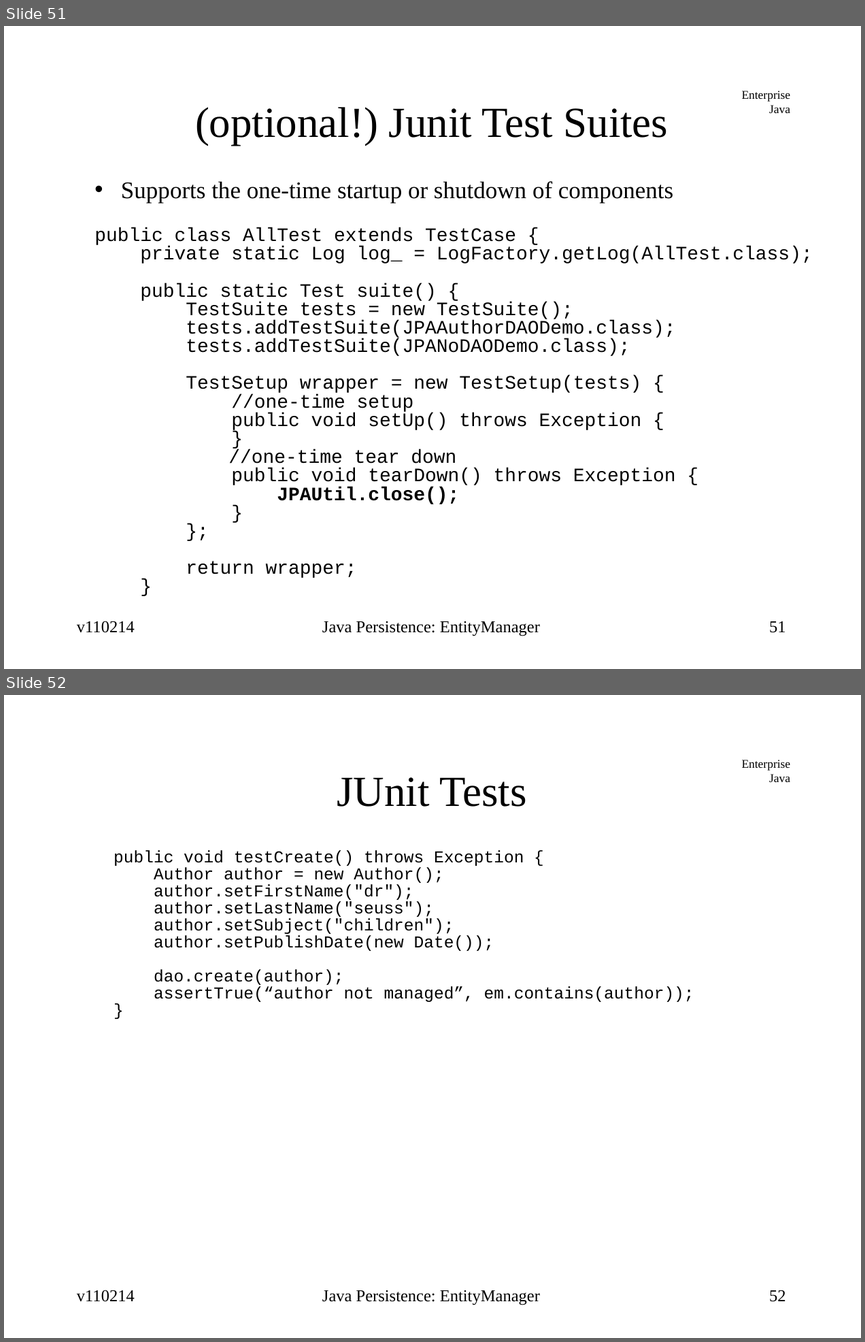
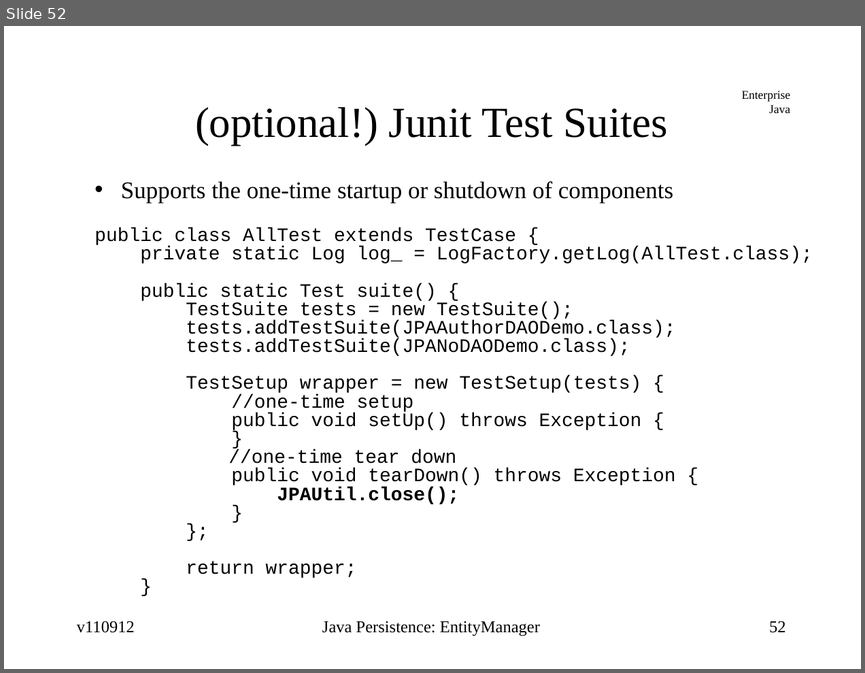
Before and after one commit to jcstaff/ejava-javaee, a slide deck: jpaDAO/src/site/resources/lectures/entityMgr.ppt. Shown one above the other, each under a label of ours: slides 51 and 52 before the commit, slide 52 after it. The pictures are 865x1342 and 865x673 pixels, drawn with LibreOffice and Linux fonts; fonts in the diff are those of the drawing. Boxes give left, top, right and bottom in pixels: in the first picture for what was removed or moved away, otherwise in the second. Text is boxed around its words. In the diff, an @@ line names an element or a change of style, - is before the commit and + after.

```diff
--- a/jpaDAO/src/site/resources/lectures/entityMgr.ppt
+++ b/jpaDAO/src/site/resources/lectures/entityMgr.ppt
@@ slide 52 removed at [4,695,861,1338], background #FFFFFF; not listed: 1 template element that a slide beside it also shows @@
@@ title removed at [337,777,526,807] @@
-JUnit Tests
@@ text removed at [113,850,694,1002] @@
-public void testCreate() throws Exception {
-Author author = new Author();
-author.setFirstName("dr");
-author.setLastName("seuss");
-author.setSubject("children");
-author.setPublishDate(new Date());
-dao.create(author);
-assertTrue(“author not managed”, em.contains(author));
-}
@@ text removed at [77,1289,135,1302] @@
-v110214
@@ text removed at [322,1290,540,1305] @@
-Java Persistence: EntityManager
@@ page number removed at [769,1289,786,1302] @@
-52
@@ what was slide 51 is now slide 52 @@
@@ slide 52 changed as well @@
@@ text at [77,620,135,633]: text changed @@
-v110214
+v110912
@@ page number at [769,620,786,633]: text changed @@
-51
+52
```
Also in this commit, not shown: 52 other slides changed, 2 slides added.
